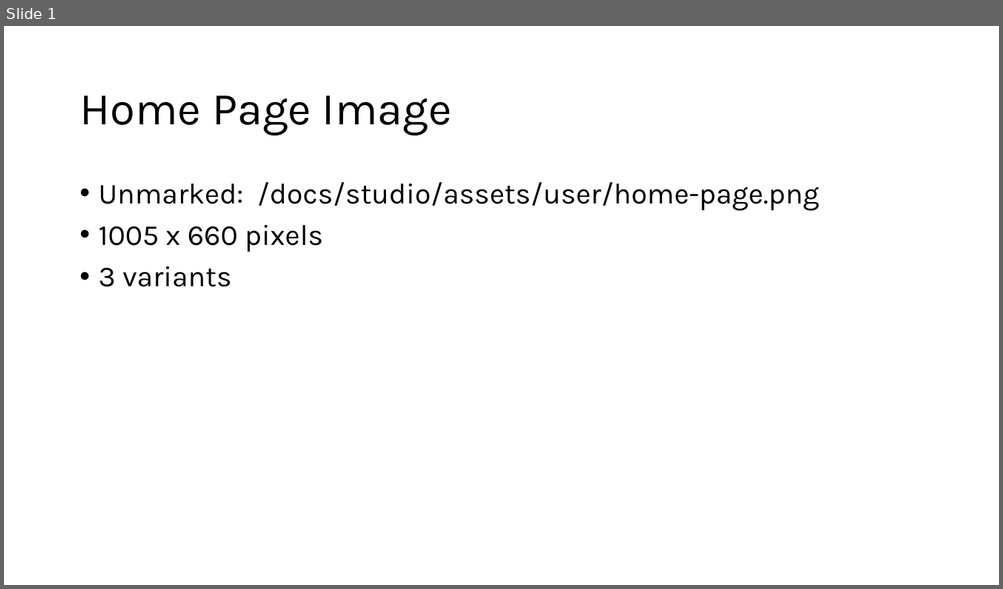
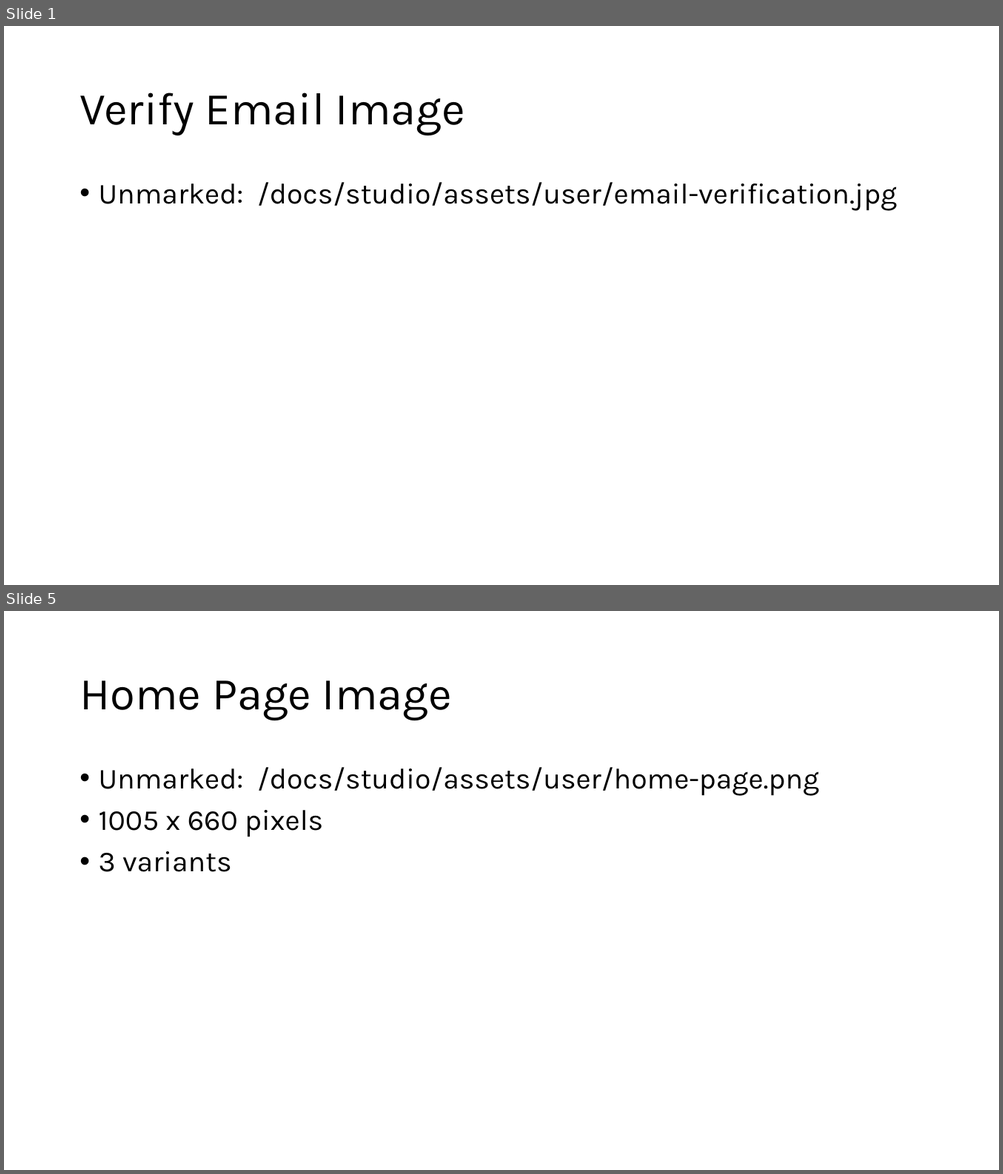
Before and after one commit to EdgeFirstAI/documentation, a slide deck: images_with_layers.pptx. Shown one above the other, each under a label of ours: slide 1 before the commit, slides 1 and 5 after it; the slides between them are not shown. The pictures are 1003x589 and 1003x1174 pixels, drawn with LibreOffice and Linux fonts; fonts in the diff are those of the drawing. Boxes give left, top, right and bottom in pixels: in the first picture for what was removed or moved away, otherwise in the second. Text is boxed around its words. In the diff, an @@ line names an element or a change of style, - is before the commit and + after.

Commit message:
[DE-2265]: Added instructions for splitting and verifying the dataset. Made dataset splitting a discrete documentation. Added steps for navigating to the Projects. Updating screenshots for the email verification, login, and main projects page that seemed to be quite different now.

```diff
--- a/images_with_layers.pptx
+++ b/images_with_layers.pptx
@@ slide 1 added at [4,26,999,585], background #FFFFFF @@
@@ title added at [79,93,465,136], 44 pt, text #000000 @@
+Verify Email Image
@@ text added at [99,182,896,211], 28 pt, text #000000 @@
+• Unmarked: /docs/studio/assets/user/email-verification.jpg
@@ what was slide 1 is now slide 5 @@
```
Also in this commit, not shown: 2 slides changed, 10 other slides added, 1 slide removed, 18 other files.
